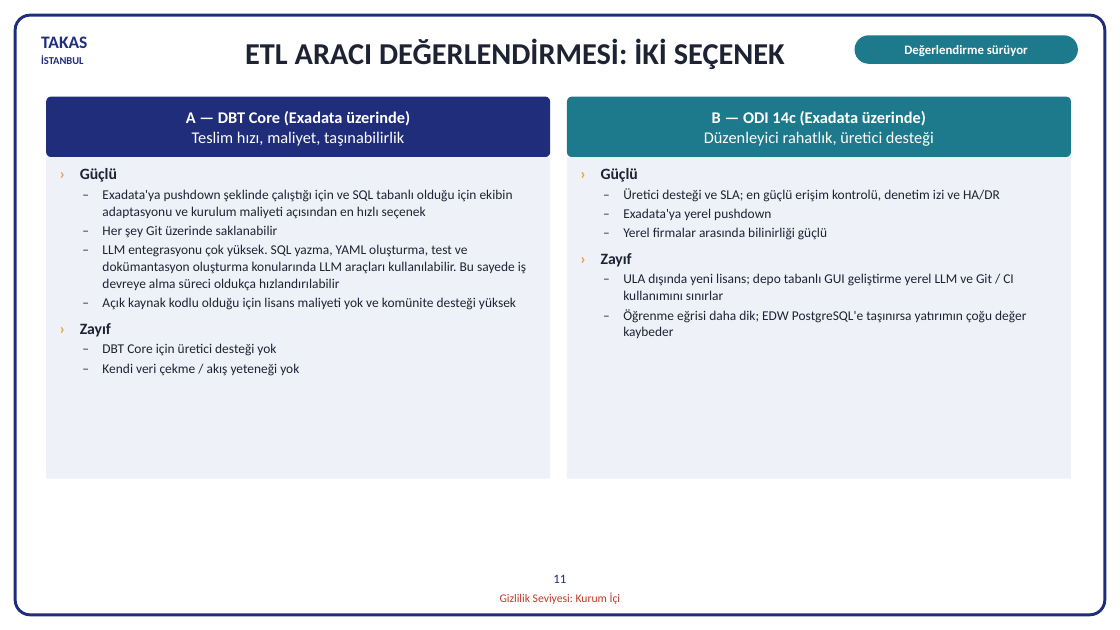
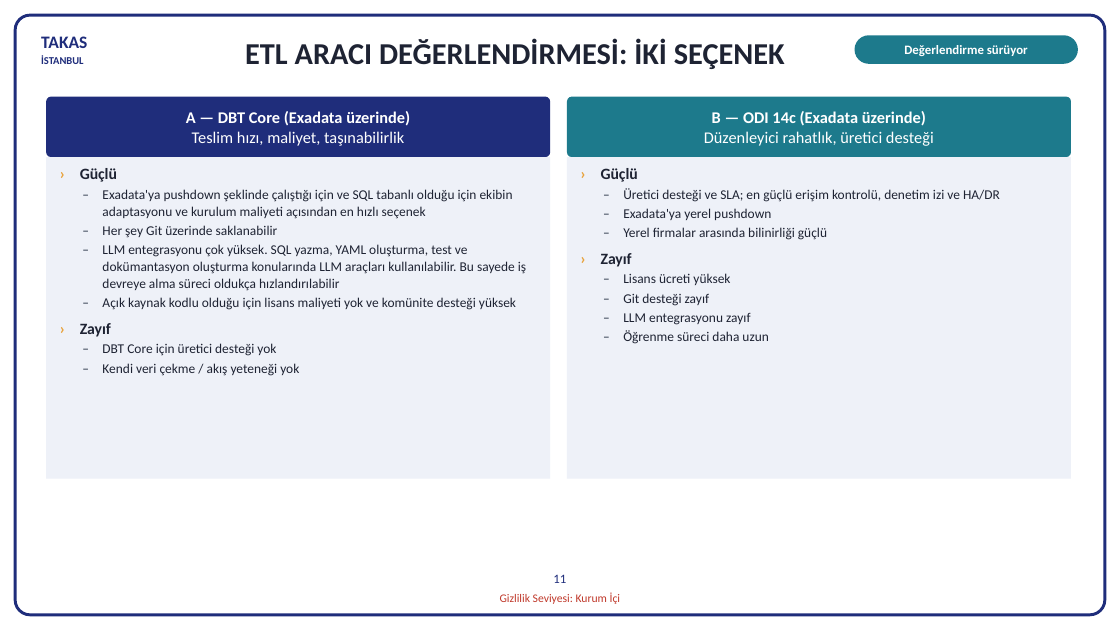
Before and after one commit to hanifidemirel0/Cursor-Projects, a slide deck: slide 11 of outputs/dwh-sunum-kasim-2026/5 - DWHSunum_Kasim2026.pptx. Drawn at 1120x630 pixels with LibreOffice and Linux fonts; fonts in the diff are those of the drawing. Boxes give left, top, right and bottom in pixels: in the first picture for what was removed or moved away, otherwise in the second. Text is boxed around its words. In the diff, an @@ line names an element or a change of style, - is before the commit and + after.

```diff
--- a/outputs/dwh-sunum-kasim-2026/5 - DWHSunum_Kasim2026.pptx
+++ b/outputs/dwh-sunum-kasim-2026/5 - DWHSunum_Kasim2026.pptx
@@ text at [623,273,768,344]: text changed @@
-– ULA dışında yeni lisans; depo tabanlı GUI geliştirme yerel LLM ve Git / CI kullanımını sınırlar
-– Öğrenme eğrisi daha dik; EDW PostgreSQL'e taşınırsa yatırımın çoğu değer kaybeder
+– Lisans ücreti yüksek
+– Git desteği zayıf
+– LLM entegrasyonu zayıf
+– Öğrenme süreci daha uzun
```
Also in this commit, not shown: 2 other files.
